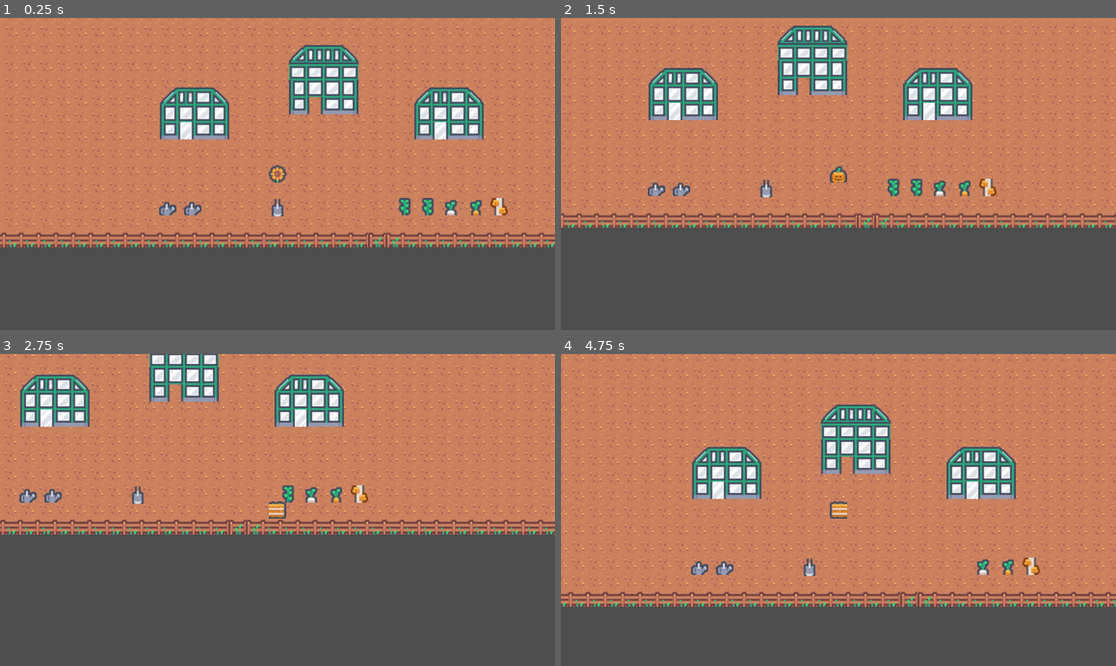
Above: before the commit, frames 1-4 (two rows, left to right).
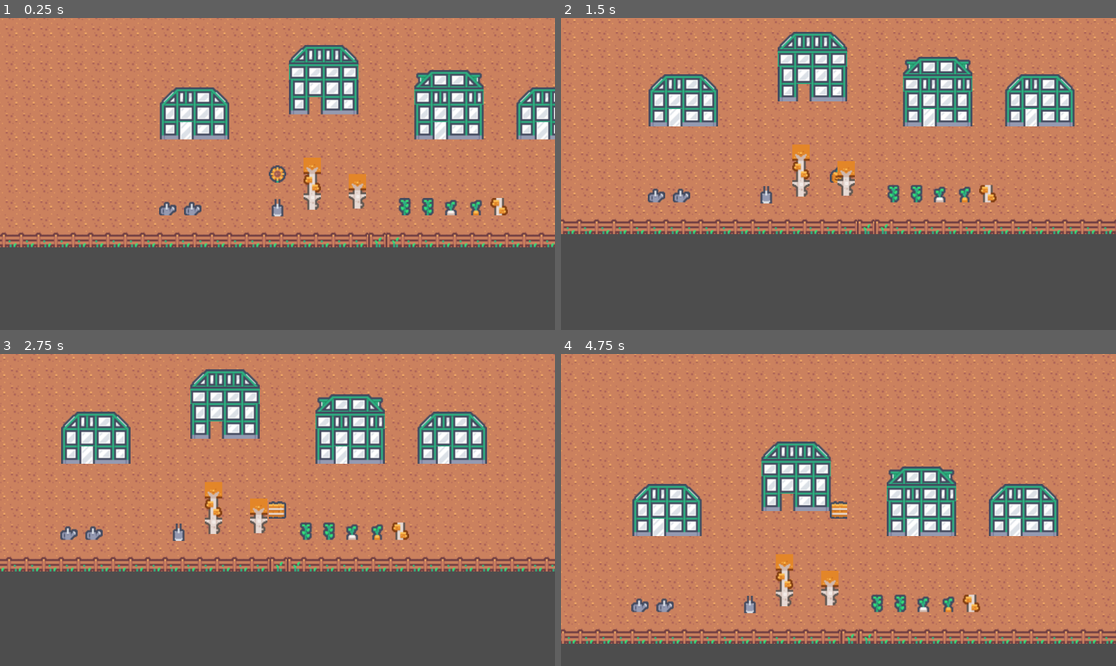
Above: after the commit, the same moments.

Repository: Mofrog/TestExample
Game: Godot game, scene res://src/outdoor.tscn
Same seed, same stepped clock (60 frames per second), same inputs: the game is played once before the commit and once after it. The project has no main scene, so this scene is started directly.
Inputs:
- Up to frame 1 (0.25 s): no input
- Up to frame 2 (1.5 s): tap Enter at 0.5 s; hold D (walk_right) 0.53-1.28 s; tap E (interact, bound only after the commit) at 0.6, 1.35 s; hold S (walk_down) from 1.28 s (still down)
- Up to frame 3 (2.75 s): release S (walk_down) at 2.03 s; hold D (walk_right) from 2.03 s (still down); tap E (interact, bound only after the commit) at 2.1 s
- Up to frame 4 (4.75 s): release D (walk_right) at 2.78 s; hold W (walk_up) 2.78-3.53 s; tap E (interact, bound only after the commit) at 2.85, 3.6, 4.35 s; hold A (walk_left) from 3.53 s (still down)

The runs differ from the first frame. In frame 1, 2.8% of the frame differs, in the area x 54-100%, y 16-62%; in frame 2, 17%; in frame 3, 32%; in frame 4, 35%, in the area x 0-100%, y 0-93%.

Commit message:
Added interactive objects

Diff:
--- a/project.godot
+++ b/project.godot
@@ -40,3 +40,8 @@
 "events": [Object(InputEventKey,"resource_local_to_scene":false,"resource_name":"","device":-1,"window_id":0,"alt_pressed":false,"shift_pressed":false,"ctrl_pressed":false,"meta_pressed":false,"pressed":false,"keycode":0,"physical_keycode":83,"key_label":0,"unicode":115,"echo":false,"script":null)
 ]
 }
+interact={
+"deadzone": 0.5,
+"events": [Object(InputEventKey,"resource_local_to_scene":false,"resource_name":"","device":-1,"window_id":0,"alt_pressed":false,"shift_pressed":false,"ctrl_pressed":false,"meta_pressed":false,"pressed":false,"keycode":0,"physical_keycode":69,"key_label":0,"unicode":101,"echo":false,"script":null)
+]
+}
--- /dev/null
+++ b/src/interactive_object.gd
@@ -0,0 +1,22 @@
+extends TileMap
+
+
+## Activation message
+@export_multiline var description: String = "Some text"
+
+var _is_character_entered: bool = false
+
+
+func _process(_delta: float) -> void:
+	if Input.is_action_just_pressed("interact") and _is_character_entered:
+		print(description)
+
+
+func _on_area_2d_body_entered(body: Node2D) -> void:
+	if body is CharacterBody2D:
+		_is_character_entered = true
+
+
+func _on_area_2d_body_exited(body: Node2D) -> void:
+	if body is CharacterBody2D:
+		_is_character_entered = false
--- /dev/null
+++ b/src/interactive_object.tscn
@@ -0,0 +1,31 @@
+[gd_scene load_steps=5 format=3 uid="uid://cwp7ulds8qumd"]
+
+[ext_resource type="TileSet" uid="uid://daqj8k8kj5t07" path="res://assets/tileset.tres" id="1_qhcdr"]
+[ext_resource type="Script" path="res://src/interactive_object.gd" id="2_hflkk"]
+
+[sub_resource type="CircleShape2D" id="CircleShape2D_vjktd"]
+radius = 20.0
+
+[sub_resource type="CircleShape2D" id="CircleShape2D_ionhg"]
+
+[node name="InteractiveObject" type="TileMap"]
+tile_set = ExtResource("1_qhcdr")
+format = 2
+layer_0/z_index = 2
+layer_0/tile_data = PackedInt32Array(-1, 851968, 5, -65537, 851968, 4)
+script = ExtResource("2_hflkk")
+
+[node name="Area2D" type="Area2D" parent="."]
+position = Vector2(-9, -4)
+
+[node name="CollisionShape2D" type="CollisionShape2D" parent="Area2D"]
+shape = SubResource("CircleShape2D_vjktd")
+
+[node name="StaticBody2D" type="StaticBody2D" parent="."]
+position = Vector2(-9, -4)
+
+[node name="CollisionShape2D" type="CollisionShape2D" parent="StaticBody2D"]
+shape = SubResource("CircleShape2D_ionhg")
+
+[connection signal="body_entered" from="Area2D" to="." method="_on_area_2d_body_entered"]
+[connection signal="body_exited" from="Area2D" to="." method="_on_area_2d_body_exited"]
--- a/src/outdoor.tscn
+++ b/src/outdoor.tscn
@@ -10,6 +10,7 @@
 [ext_resource type="PackedScene" uid="uid://dd03pa474u82i" path="res://src/pickables/olive.tscn" id="8_0oxso"]
 [ext_resource type="PackedScene" uid="uid://dxi34uxfudmuv" path="res://src/pickables/alarm_potion.tscn" id="9_rtgi0"]
 [ext_resource type="PackedScene" uid="uid://d0e8r3f738ssp" path="res://src/spawn_point.tscn" id="10_jd0ku"]
+[ext_resource type="PackedScene" uid="uid://cwp7ulds8qumd" path="res://src/interactive_object.tscn" id="11_3ncoo"]
 
 [node name="Outdoor" type="Node2D"]
 
@@ -29,14 +30,19 @@
 position = Vector2(414, 446)
 house_interior_path = "res://src/houses/house_interior.tscn"
 
+[node name="House4" parent="." instance=ExtResource("3_3rul6")]
+position = Vector2(784, 446)
+house_interior_path = "res://src/houses/house_interior.tscn"
+
 [node name="House2" parent="." instance=ExtResource("3_3rul6")]
 position = Vector2(548, 420)
-layer_0/tile_data = PackedInt32Array(65534, 262144, 6, 0, 393216, 6, 1, 458752, 6, -65535, 458752, 5, -65536, 393216, 5, -2, 262144, 5, -1, 393216, 5, -131074, 262144, 4, -196607, 458752, 4, -65538, 393216, 4, -65537, 393216, 4, -131072, 393216, 4, -131071, 393216, 4, -131073, 327680, 4, -196608, 327680, 4)
+layer_0/tile_data = PackedInt32Array(65534, 262144, 6, 0, 393216, 6, 1, 458752, 6, -65535, 458752, 5, -65536, 393216, 5, -2, 262144, 5, -65538, 393216, 4, -65537, 393216, 4, -131072, 393216, 4, -131071, 393216, 4, -1, 393216, 5, -131074, 262144, 4, -196607, 458752, 4, -131073, 327680, 4, -196608, 327680, 4)
 is_open = true
 house_interior_path = "res://src/houses/house_interior_2.tscn"
 
 [node name="House3" parent="." instance=ExtResource("3_3rul6")]
 position = Vector2(678, 446)
+layer_0/tile_data = PackedInt32Array(65534, 262144, 6, 0, 393216, 6, 1, 458752, 6, -65535, 458752, 5, -65536, 393216, 5, -2, 262144, 5, -1, 393216, 5, -196607, 327680, 3, -131071, 327680, 4, -131074, 262144, 3, -65537, 327680, 4, -65538, 393216, 4, -131072, 393216, 4, -131073, 393216, 4, -196608, 393216, 4)
 house_interior_path = ""
 
 [node name="PickableObjectsPool" type="Node2D" parent="."]
@@ -69,3 +75,12 @@
 [node name="SpawnPoint" parent="." instance=ExtResource("10_jd0ku")]
 position = Vector2(500, 500)
 default_spawn_point = true
+
+[node name="InteractiveObject" parent="." instance=ExtResource("11_3ncoo")]
+position = Vector2(592, 536)
+description = "Первый объект"
+
+[node name="InteractiveObject2" parent="." instance=ExtResource("11_3ncoo")]
+position = Vector2(545, 537)
+layer_0/tile_data = PackedInt32Array(-1, 851968, 5, -65537, 786432, 4, -131073, 851968, 4)
+description = "Второй объект"
--- a/src/singletones/globals.gd
+++ b/src/singletones/globals.gd
@@ -27,4 +27,4 @@
 func close_saved_doors() -> void:
 	for house in houses_data.keys():
 		houses_data.merge( { house : false }, true )
-		close_doors.emit()
+	close_doors.emit()
Not shown: 1 places in src/outdoor.tscn that only renumber resources
